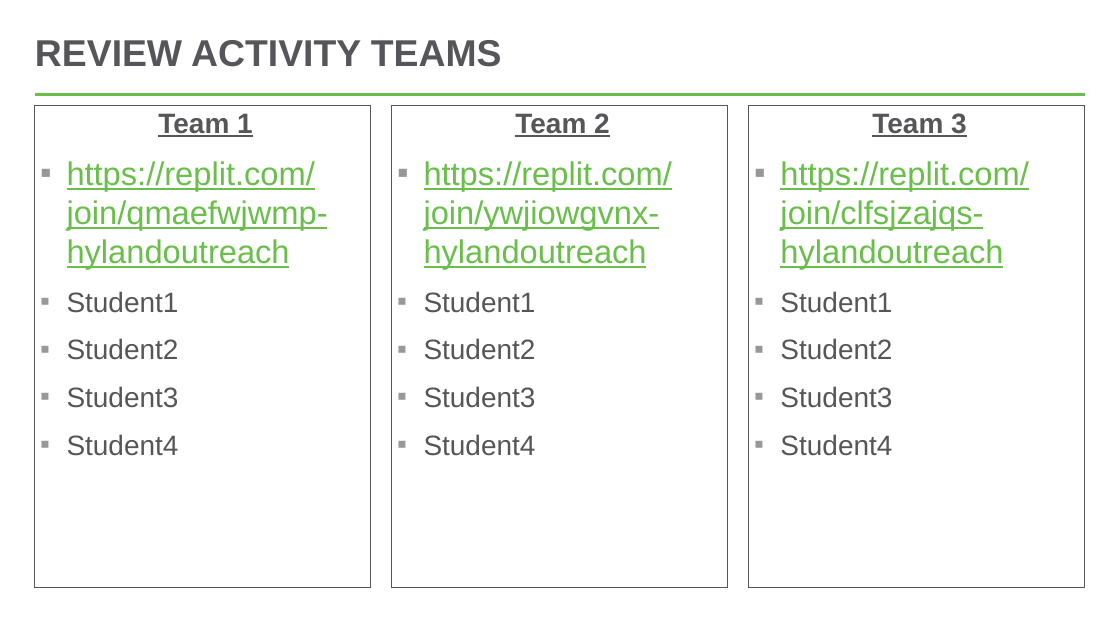
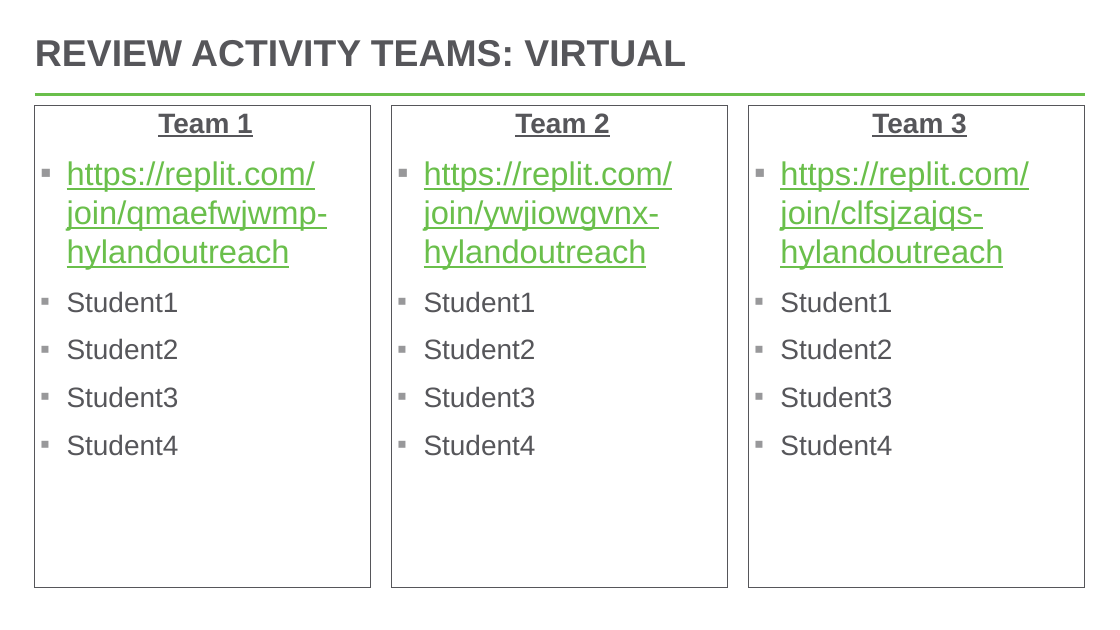
Before and after one commit to hytechclub/web-101, a slide deck: slide 1 of Week06/HtmlCssReviewActivity.pptx. Drawn at 1120x630 pixels with LibreOffice and Linux fonts; fonts in the diff are those of the drawing. Boxes give left, top, right and bottom in pixels: in the first picture for what was removed or moved away, otherwise in the second. Text is boxed around its words. In the diff, an @@ line names an element or a change of style, - is before the commit and + after.

Commit message:
wk 6 review new multiplayer links

```diff
--- a/Week06/HtmlCssReviewActivity.pptx
+++ b/Week06/HtmlCssReviewActivity.pptx
@@ title at (35, 40, 686, 67): text changed @@
-REVIEW ACTIVITY TEAMS
+REVIEW ACTIVITY TEAMS: VIRTUAL
```
Also in this commit, not shown: 1 slide added.
